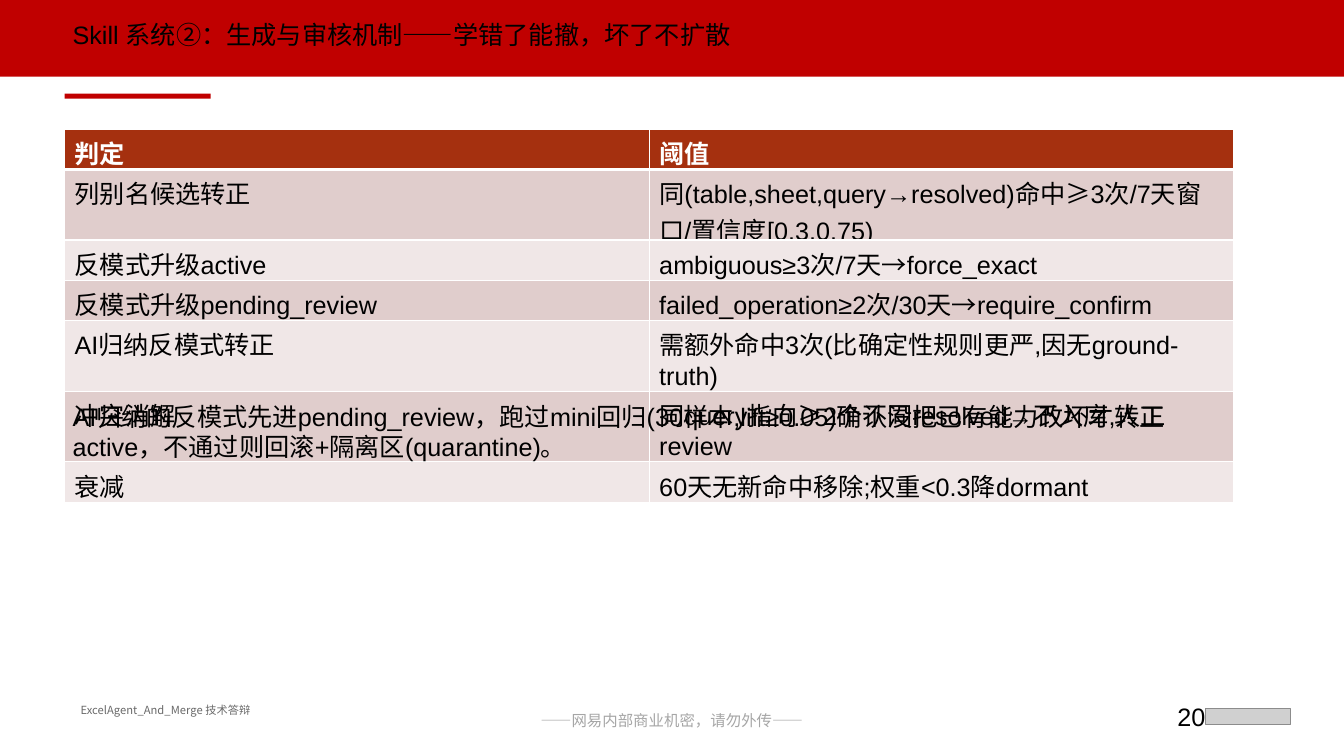
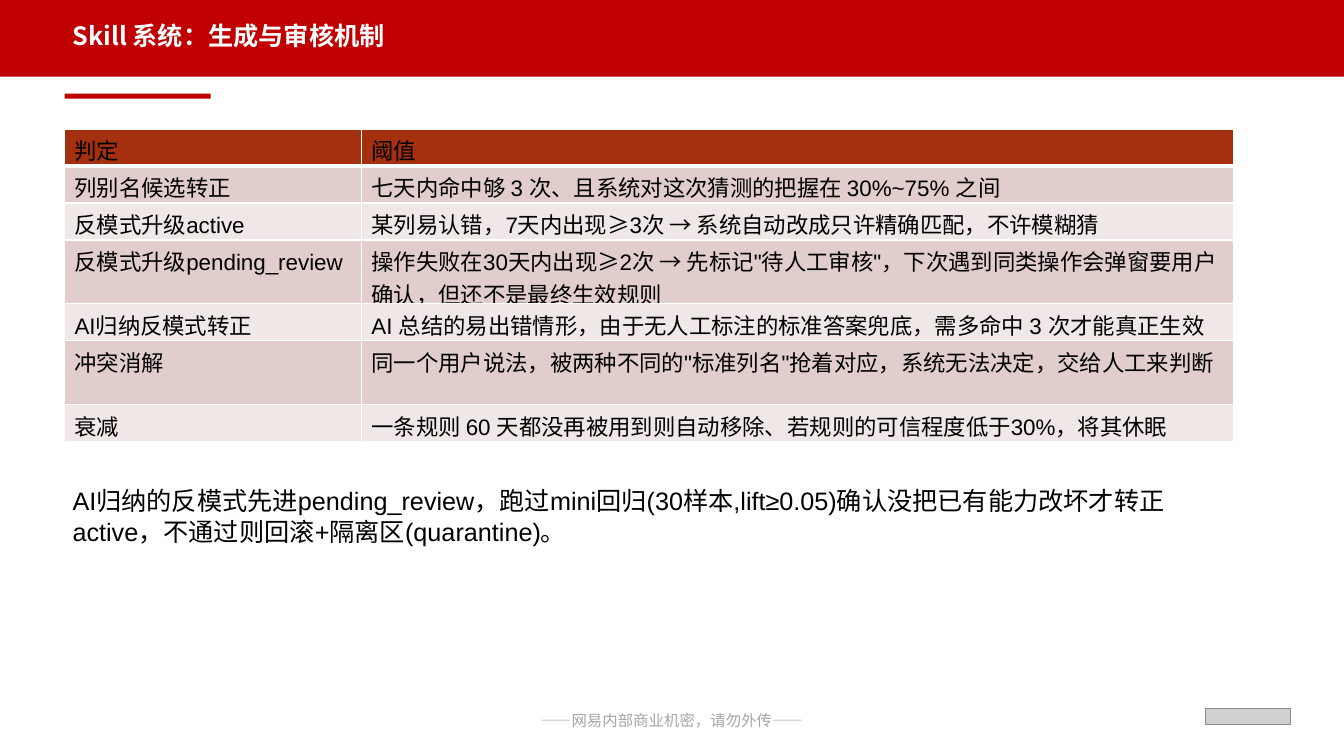
Before and after one commit to Rainwind57/ExcelAgent_And_Merge, a slide deck: slide 20 of 网易互娱通用PPT模板（含保密）_ExcelAgent答辩优化版.pptx (slide 21 before the commit). Drawn at 1344x756 pixels with LibreOffice and Linux fonts; fonts in the diff are those of the drawing; grey boxes stand for pictures. Boxes give left, top, right and bottom in pixels: in the first picture for what was removed or moved away, otherwise in the second. Text is boxed around its words. In the diff, an @@ line names an element or a change of style, - is before the commit and + after.

```diff
--- a/网易互娱通用PPT模板（含保密）_ExcelAgent答辩优化版.pptx
+++ b/网易互娱通用PPT模板（含保密）_ExcelAgent答辩优化版.pptx
@@ text at [73,23,385,48]: text changed; font Arial to Noto Sans CJK SC; text colour #000000 to #FFFFFF; bold on @@
-Skill 系统②：生成与审核机制——学错了能撤，坏了不扩散
+Skill 系统：生成与审核机制
@@ table at [65,129,1234,442] @@
-row 2, column 2: 同(table,sheet,query→resolved)命中≥3次/7天窗口/置信度[0.3,0.75)
+row 2, column 2: 七天内命中够 3 次、且系统对这次猜测的把握在 30%~75% 之间
-row 3, column 2: ambiguous≥3次/7天→force_exact
+row 3, column 2: 某列易认错，7天内出现≥3次 → 系统自动改成只许精确匹配，不许模糊猜
@@ row 4, column 2: "failed_operation≥2次/30天→require_confirm" to "操作失败在30天内出现≥2次 → 先标记"待人工审核"，下次遇到同类操作会弹窗要用户确认，但还不是最终生效规则" @@
-row 5, column 2: 需额外命中3次(比确定性规则更严,因无ground-truth)
+row 5, column 2: AI 总结的易出错情形，由于无人工标注的标准答案兜底，需多命中 3 次才能真正生效
@@ row 6, column 2: "同query指向≥2个不同resolved→不入库,人工review" to "同一个用户说法，被两种不同的"标准列名"抢着对应，系统无法决定，交给人工来判断" @@
-row 7, column 2: 60天无新命中移除;权重<0.3降dormant
+row 7, column 2: 一条规则 60 天都没再被用到则自动移除、若规则的可信程度低于30%，将其休眠
@@ size 18 to 16 pt in "判定", "阈值", "列别名候选转正", "反模式升级active" and 4 more places @@
@@ text colour #FFFFFF to #000000, bold off in "判定", "阈值" @@
@@ text "AI归纳的反模式先进pending_review，跑过mini回归(30样本,lift≥0.05)确认没把已有能力改坏才 ...": place and size @@
-text "AI归纳的反模式先进pending_review，跑过mini回归(30样本,lift≥0.05)确认没把已有能力改坏才 ..." at [73,405,1165,462]
+text "AI归纳的反模式先进pending_review，跑过mini回归(30样本,lift≥0.05)确认没把已有能力改坏才 ..." at [73,490,1165,546]
@@ text removed at [81,704,250,717] @@
-ExcelAgent_And_Merge 技术答辩
@@ text removed at [1177,708,1205,727] @@
-20
```
Also in this commit, not shown: 26 other slides changed, 2 slides added, 59 slides removed, 31 other files.
